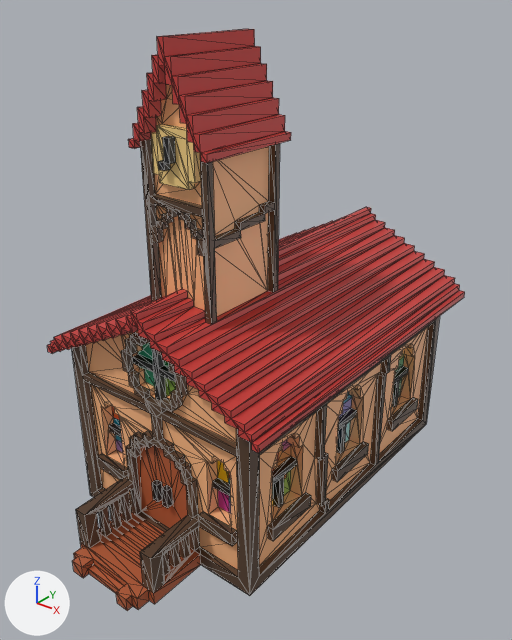
Two versions of the FBX model ProjectShowMe/Assets/Art/Fbx Models/Church.fbx, one commit apart.
Rendered twice from a 50 mm lens placed at (0.0803, -0.0401, 0.095), pointed at (0.0215, 0.0335, 0.0495). The axes (+X, +Y, +Z) are drawn at lower left. The lights are the same throughout. Mesh edges are drawn as thin lines. Where no turn or scale is listed for an object, it has been applied to the vertices. Vertices at the same position are counted once.

Script lines for the objects in view, before the commit:
```python
mat_lambert1 = principled_material('lambert1')
mat_lambert1.texture = img_church__concept__png  # with its transparency
me_mesh = bpy.data.meshes.new('Mesh')
me_mesh.from_pydata(...)  # 1834 vertices, 3812 faces; spans x 0.0..0.039, y 0.002..0.068, z 0.02..0.089
me_mesh.materials.append(mat_lambert1)  # picture img_church__concept__png
ob_church__concept__mesh = bpy.data.objects.new('Church__concept_:Mesh', me_mesh)
ob_church__concept__mesh.location = (0.0, 0.0, 0.0)
```
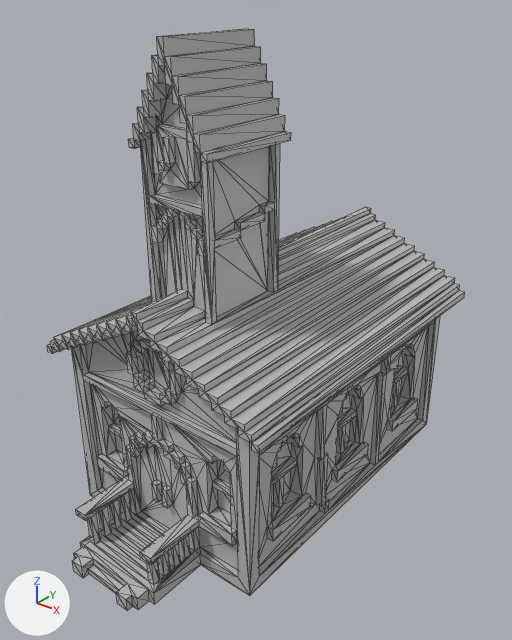
The newer file is also turned or shifted as a whole; pictures and numbers use the older file's frame.

The change, as JSON lines over the scene's bpy script:
```json
{"op": "remove", "block": "mat_lambert1", "code": "mat_lambert1.texture = img_church__concept__png  # with its transparency"}
{"op": "add", "block": "mat_lambert1", "code": "mat_lambert1.base_color = (0.5, 0.5, 0.5)  # grey #bcbcbc"}
{"block": "me_mesh", "where": "# used by ob_church__concept__mesh; location = (0.0, 0.0, 0.0)"}
{"op": "remove", "block": "me_mesh", "code": "me_mesh.from_pydata(...)  # 1834 vertices, 3812 faces; spans x 0.0..0.039, y 0.002..0.068, z 0.02..0.089"}
{"op": "add", "block": "me_mesh", "code": "me_mesh.from_pydata(...)  # 1686 vertices, 3508 faces; spans x 0.0..0.039, y 0.002..0.068, z 0.02..0.089"}
{"block": "me_mesh", "change": "me_mesh part 1: 200 vertices removed from x 0.006..0.033, y 0.014..0.063, z 0.028..0.055; 42 vertices added at x 0.017..0.034, y 0.014..0.064, z 0.028..0.056"}
{"block": "me_mesh", "change": "me_mesh part 2: 6 vertices removed from x 0.012..0.027, y 0.005..0.007, z 0.022..0.027; 16 vertices added at x 0.012..0.027, y 0.005..0.007, z 0.022..0.027"}
```

Boxes (x1, y1, x2, y2) around the edits, measured in the pictures (512 x 640 px):
```json
{"object": "Church__concept_:Mesh", "change": "surface changed, reshaped", "before": [47, 29, 465, 611], "after": [47, 29, 465, 611], "on screen": "brown to grey"}
{"part": 1, "of": "me_mesh", "change": "cut back", "before": [83, 326, 408, 526], "after": [130, 342, 360, 465]}
{"part": 2, "of": "me_mesh", "change": "built on", "before": [76, 510, 201, 598], "after": [76, 510, 198, 593]}
```
